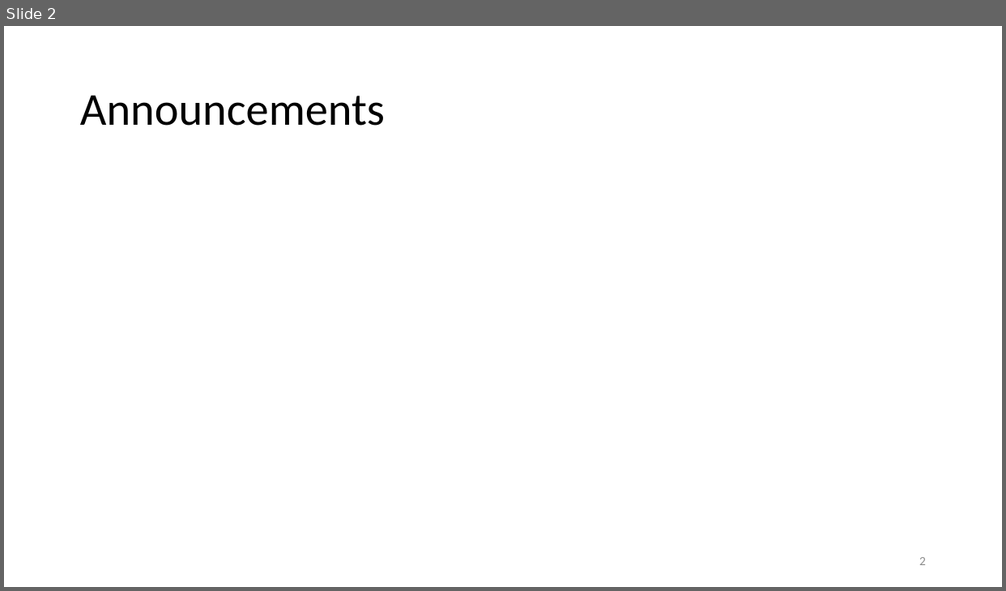
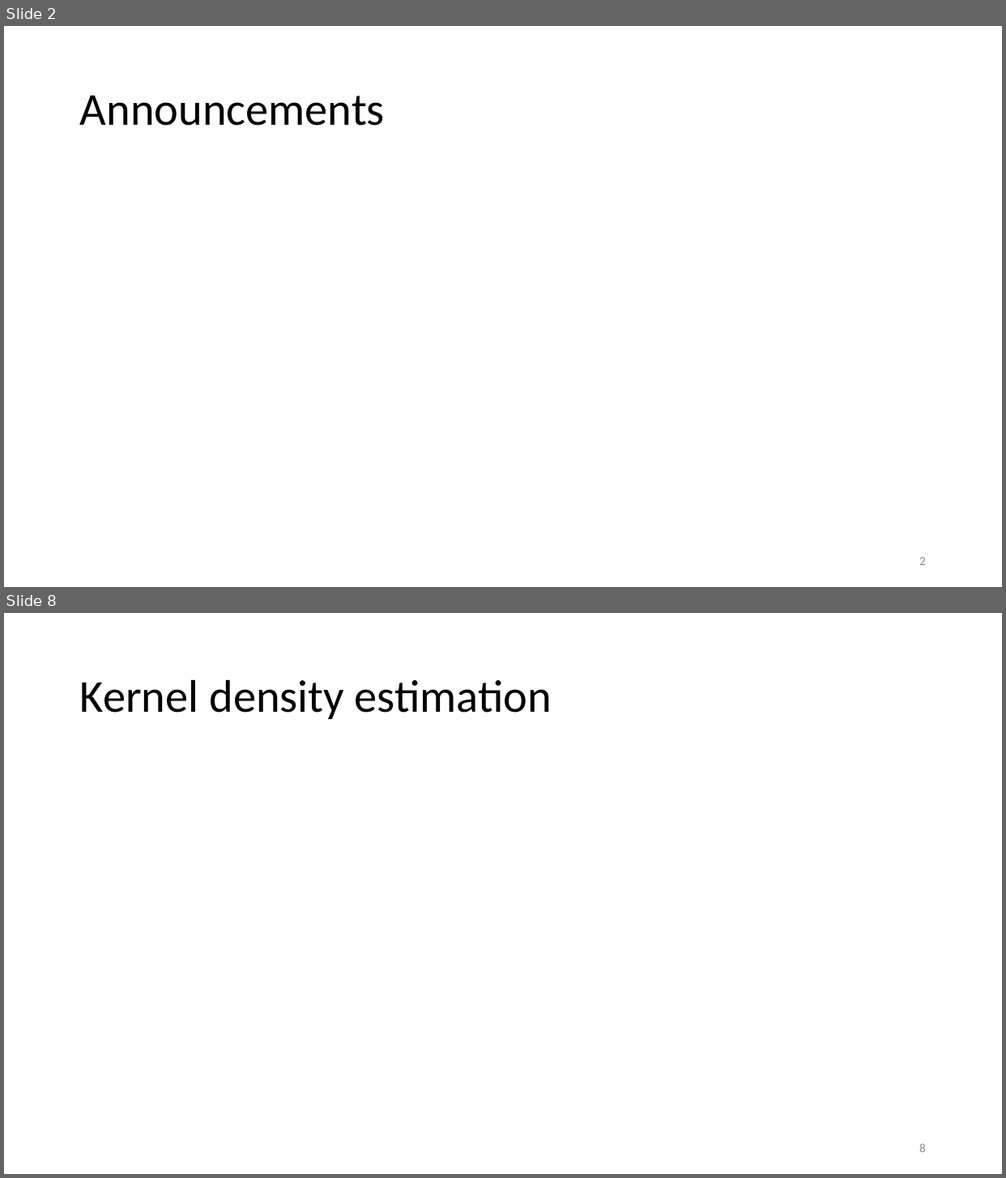
Before and after one commit to joshasuncion/ER-190C, a slide deck: lecture/Lecture 7 Sept 13/7 Visualization.pptx. Shown one above the other, each under a label of ours: slide 2 before the commit, slides 2 and 8 after it; the slides between them are not shown. The pictures are 1006x591 and 1006x1178 pixels, drawn with LibreOffice and Linux fonts; fonts in the diff are those of the drawing. Boxes give left, top, right and bottom in pixels: in the first picture for what was removed or moved away, otherwise in the second. Text is boxed around its words. In the diff, an @@ line names an element or a change of style, - is before the commit and + after.

```diff
--- a/lecture/Lecture 7 Sept 13/7 Visualization.pptx
+++ b/lecture/Lecture 7 Sept 13/7 Visualization.pptx
@@ slide 8 added at box(4, 613, 1002, 1174), background #FFFFFF @@
@@ title added at box(80, 679, 552, 719), 44 pt, text #000000 @@
+Kernel density estimation
@@ page number added at box(919, 1144, 926, 1152), 12 pt, text #8C8C8C @@
+8
```
Also in this commit, not shown: 14 other slides added, 5 other files.
